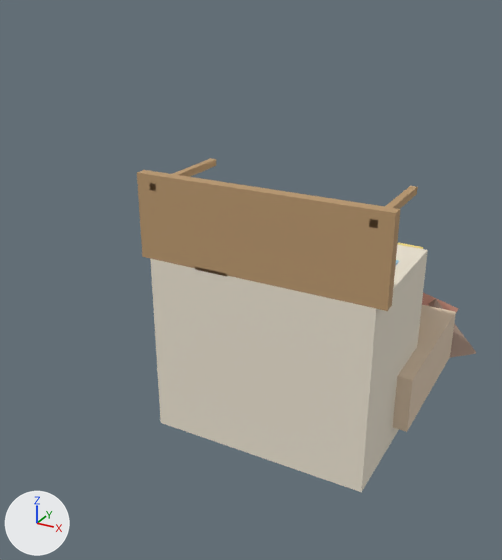
The FBX model Assets/Resources/Models/house.fbx: old version first, new version second.
Before and after are seen from a 50 mm camera at (7.16, -13.17, 9.1) aimed at (-0.71, 1.14, 1.95). The lights are fixed; the arrows at lower left show +X, +Y and +Z. The older version comes first.

Names of what the first picture shows: 'Door', 'Part_Porch', 'Part_Tower', 'Part_TowerRoof', 'Part_Trim', 'PorchPost', 'PorchPost.001', 'Roof', 'Walls'.
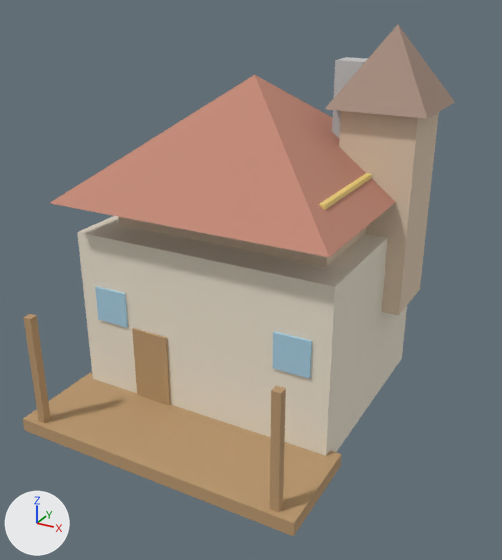
What changed in the scene script:
```text
Change me_cube_002:
    remove me_cube_002.from_pydata(...)  # 8 vertices, 6 faces; spans x 1.5..2.1, y 4.9..7.1, z 0.5..1.1
    add me_cube_002.from_pydata(...)  # 8 vertices, 6 faces; spans x 1.5..2.1, y 0.7..1.3, z 5.3..7.5
    me_cube_002 part 6: the whole mesh is scaled about its middle by (1, 0.273, 3.67), then moved by (0.0, -5.0, 5.6)
Change me_cone:
    remove me_cone.from_pydata(...)  # 5 vertices, 5 faces; spans x -3.11..3.11, y 2.49..8.71, z -1.2..1.2
    add me_cone.from_pydata(...)  # 5 vertices, 5 faces; spans x -3.11..3.11, y -3.11..3.11, z 4.8..7.2
    me_cone part 8: the whole mesh is moved by (0.0, -5.6, 6.0)
Change me_cube_011:
    remove me_cube_011.from_pydata(...)  # 8 vertices, 6 faces; spans x 1.8..3.4, y 2.25..6.75, z -2.0..-0.4
    add me_cube_011.from_pydata(...)  # 8 vertices, 6 faces; spans x 1.8..3.4, y 0.4..2.0, z 2.25..6.75
    me_cube_011 part 9: the whole mesh is scaled about its middle by (1, 0.356, 2.81), then moved by (0.0, -3.3, 5.7)
Change me_cube_012:
    remove me_cube_012.from_pydata(...)  # 8 vertices, 6 faces; spans x -2.55..2.55, y 5.18..5.32, z -2.05..2.05
    add me_cube_012.from_pydata(...)  # 8 vertices, 6 faces; spans x -2.55..2.55, y -2.05..2.05, z 5.18..5.32
    me_cube_012 part 2: the whole mesh is scaled about its middle by (1, 27.3, 0.0366), then moved by (0.0, -5.25, 5.25)
Change me_cube_009:
    remove me_cube_009.from_pydata(...)  # 8 vertices, 6 faces; spans x -2.89..-2.71, y 0.0..2.8, z 4.31..4.49
    add me_cube_009.from_pydata(...)  # 8 vertices, 6 faces; spans x -2.89..-2.71, y -4.39..-4.21, z 0.0..2.8
    me_cube_009 part 1: the whole mesh is scaled about its middle by (1, 0.0643, 15.6), then moved by (0.0, -5.7, -3.0)
Change me_cone_001:
    remove me_cone_001.from_pydata(...)  # 5 vertices, 5 faces; spans x 1.1..4.1, y 5.9..8.9, z -2.0..-0.4
    add me_cone_001.from_pydata(...)  # 5 vertices, 5 faces; spans x 1.54..3.66, y 0.14..2.26, z 6.6..8.2
    me_cone_001 part 10: the whole mesh is turned 45 degrees about the z axis through its middle, then moved by (0.0, -6.2, 8.6)
Change me_cube_001:
    remove me_cube_001.from_pydata(...)  # 8 vertices, 6 faces; spans x -2.5..2.5, y 4.0..5.2, z -2.0..2.0
    add me_cube_001.from_pydata(...)  # 8 vertices, 6 faces; spans x -2.5..2.5, y -1.7..2.3, z 4.0..5.2
    me_cube_001 part 5: the whole mesh is scaled about its middle by (1, 3.33, 0.3), then moved by (0.0, -4.3, 4.6)
Change me_cube:
    remove me_cube.from_pydata(...)  # 8 vertices, 6 faces; spans x -3.0..3.0, y 0.0..4.0, z -2.5..2.5
    add me_cube.from_pydata(...)  # 8 vertices, 6 faces; spans x -3.0..3.0, y -2.5..2.5, z 0.0..4.0
    me_cube part 7: the whole mesh is scaled about its middle by (1, 1.25, 0.8), then moved by (0.0, -2.0, 2.0)
Change me_cube_008:
    remove me_cube_008.from_pydata(...)  # 8 vertices, 6 faces; spans x -3.25..3.25, y 0.0..0.3, z 2.5..4.7
    add me_cube_008.from_pydata(...)  # 8 vertices, 6 faces; spans x -3.25..3.25, y -4.5..-2.3, z 0.0..0.3
    me_cube_008 part 3: the whole mesh is scaled about its middle by (1, 7.33, 0.136), then moved by (0.0, -3.55, -3.45)
Change me_cube_010:
    remove me_cube_010.from_pydata(...)  # 8 vertices, 6 faces; spans x 2.71..2.89, y 0.0..2.8, z 4.31..4.49
    add me_cube_010.from_pydata(...)  # 8 vertices, 6 faces; spans x 2.71..2.89, y -4.39..-4.21, z 0.0..2.8
    me_cube_010 part 4: the whole mesh is scaled about its middle by (1, 0.0643, 15.6), then moved by (0.0, -5.7, -3.0)
Change me_cube_003:
    remove me_cube_003.from_pydata(...)  # 8 vertices, 6 faces; spans x -1.65..-0.75, y 0.0..2.0, z 2.47..2.55
    add me_cube_003.from_pydata(...)  # 8 vertices, 6 faces; spans x -1.65..-0.75, y -2.55..-2.47, z 0.0..2.0
    me_cube_003 part 11: the whole mesh is scaled about its middle by (1, 0.04, 25), then moved by (0.0, -3.51, -1.51)
Add ob_winf2_2:
    ob_winf2_2 = bpy.data.objects.new('WinF2.2', me_cube_006_1)  # a box spanning x 1.8..2.6, y -2.55..-2.47, z 2.0..2.8; in mat_glass (blue #aad3e7)
    ob_winf2_2.location = (0.0, 0.0, 0.0)
Add ob_winf_2_2:
    ob_winf_2_2 = bpy.data.objects.new('WinF-2.2', me_cube_004_1)  # a box spanning x -2.6..-1.8, y -2.55..-2.47, z 2.0..2.8; in mat_glass (blue #aad3e7)
    ob_winf_2_2.location = (0.0, 0.0, 0.0)
```

Location of each change, [x1, y1, x2, y2] in pixels of the pictures (502 x 560 px):
'Walls', moved, rescaled (19% wider): before [150, 244, 428, 492]; after [77, 216, 407, 456]
'Part_Porch', moved, rescaled (21% wider, 16% taller): before [137, 170, 400, 311]; after [23, 372, 341, 536]
'Roof', moved (mostly hidden before): before [422, 293, 459, 312]; after [50, 75, 395, 257]
'Part_Tower', moved, rescaled: before [393, 305, 456, 432]; after [339, 111, 439, 316]
'Part_TowerRoof', moved, turned: before [428, 299, 476, 358]; after [325, 25, 455, 119]
'Door', moved, rescaled: before [195, 267, 227, 277]; after [132, 328, 171, 406]
'Walls2', moved, rescaled (not visible before): after [118, 217, 366, 267]
'PorchPost.001', moved, rescaled: before [369, 186, 418, 228]; after [270, 386, 286, 512]
'PorchPost', moved, rescaled: before [150, 158, 216, 191]; after [23, 314, 51, 423]
'WinF2.2', added (blue): after [272, 331, 312, 379]
'WinF-2.2', added (blue): after [95, 286, 128, 327]
'Chimney', moved, rescaled (not visible before): after [332, 57, 367, 139]
'Part_Trim', moved, rescaled (mostly hidden before): before [397, 243, 423, 249]; after [319, 173, 372, 210]
